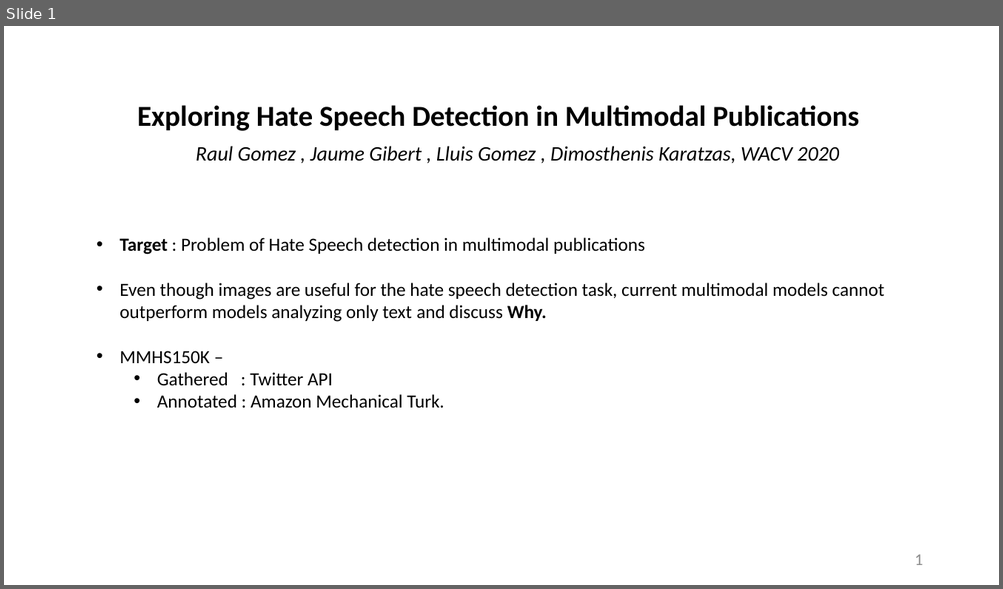
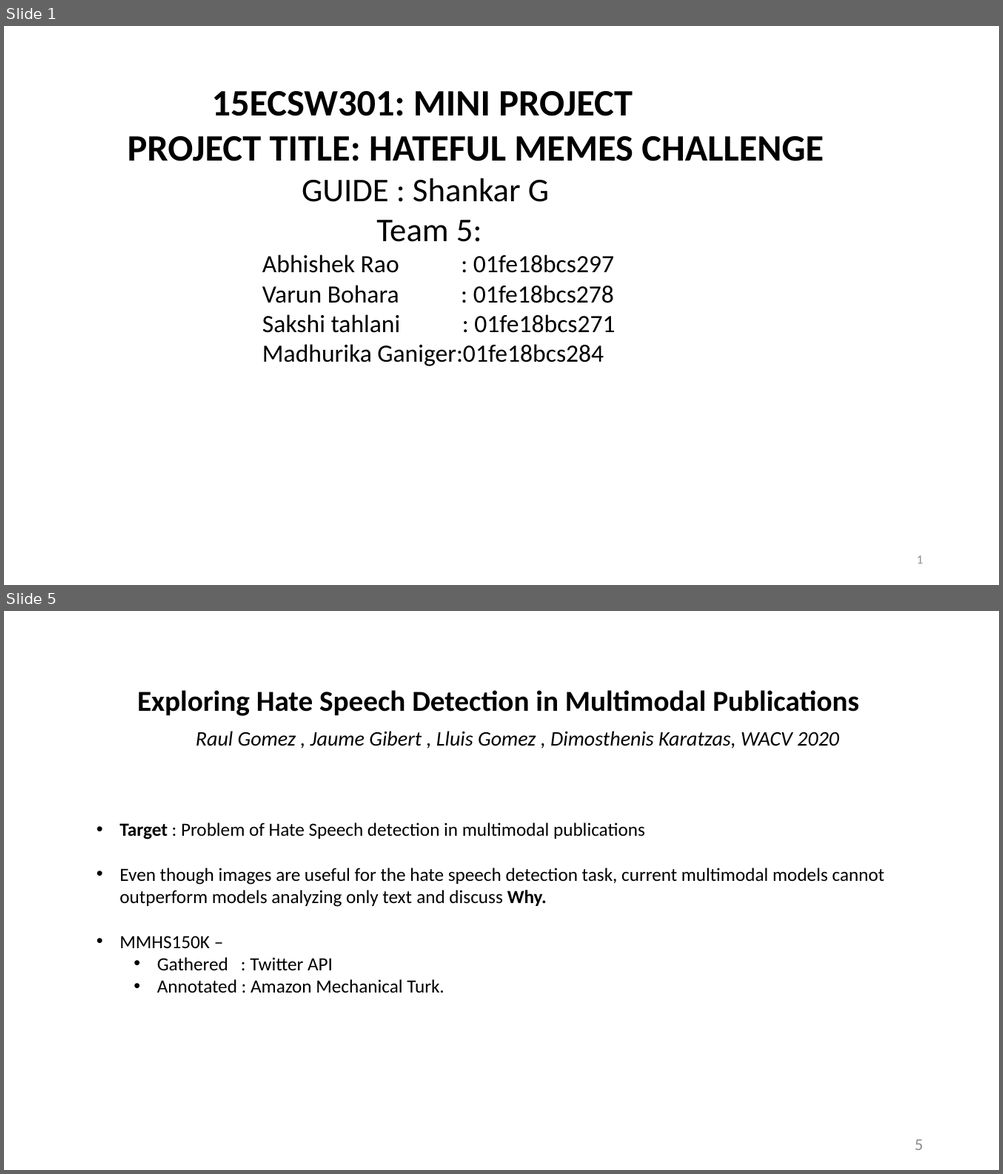
Before and after one commit to VarunBohara/Mini-Project-Documents, a slide deck: Review - 1.pptx. Shown one above the other, each under a label of ours: slide 1 before the commit, slides 1 and 5 after it; the slides between them are not shown. The pictures are 1003x589 and 1003x1174 pixels, drawn with LibreOffice and Linux fonts; fonts in the diff are those of the drawing. Boxes give left, top, right and bottom in pixels: in the first picture for what was removed or moved away, otherwise in the second. Text is boxed around its words. In the diff, an @@ line names an element or a change of style, - is before the commit and + after.

```diff
--- a/Review - 1.pptx
+++ b/Review - 1.pptx
@@ slide 1 added at (4, 26, 999, 585), background #FFFFFF @@
@@ text added at (128, 91, 823, 366), 24 pt, text #000000 @@
+15ECSW301: MINI PROJECT
+PROJECT TITLE: HATEFUL MEMES CHALLENGE
+GUIDE : Shankar G
+Team 5:
+Abhishek Rao : 01fe18bcs297
+Varun Bohara : 01fe18bcs278
+Sakshi tahlani : 01fe18bcs271
+Madhurika Ganiger:01fe18bcs284
@@ page number added at (916, 556, 922, 564), 12 pt, text #8C8C8C @@
+1
@@ what was slide 1 is now slide 5 @@
@@ page number at (914, 1139, 922, 1150): text changed @@
-1
+5
```
Also in this commit, not shown: 3 slides changed, 6 other slides added.
